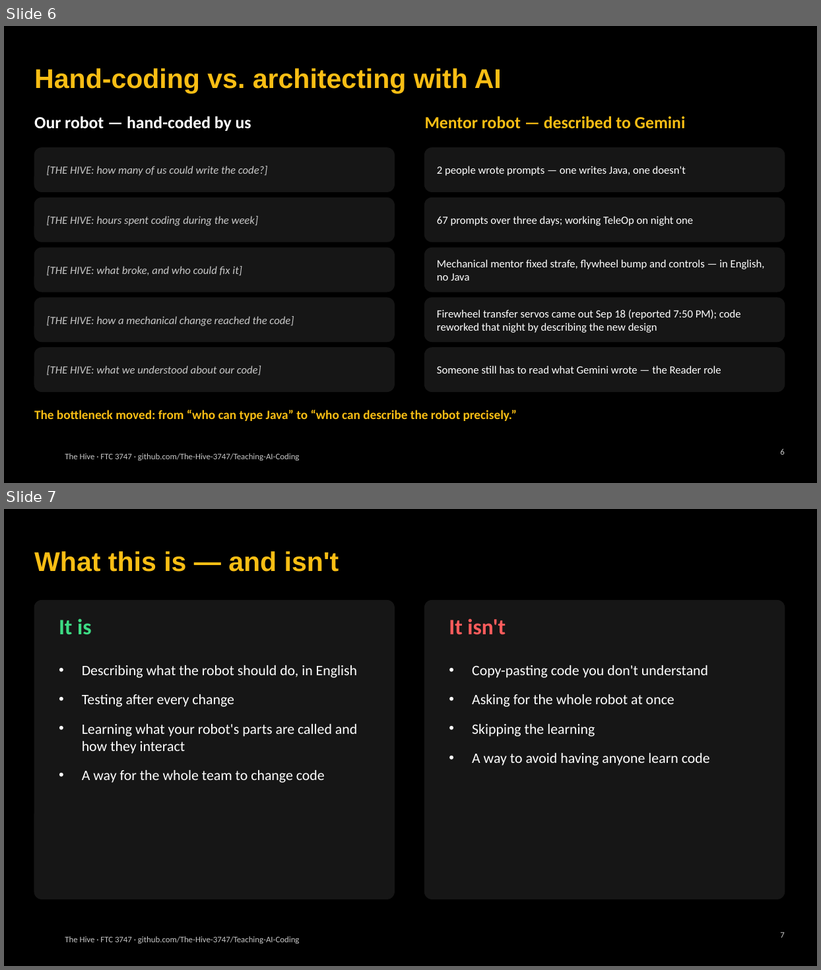
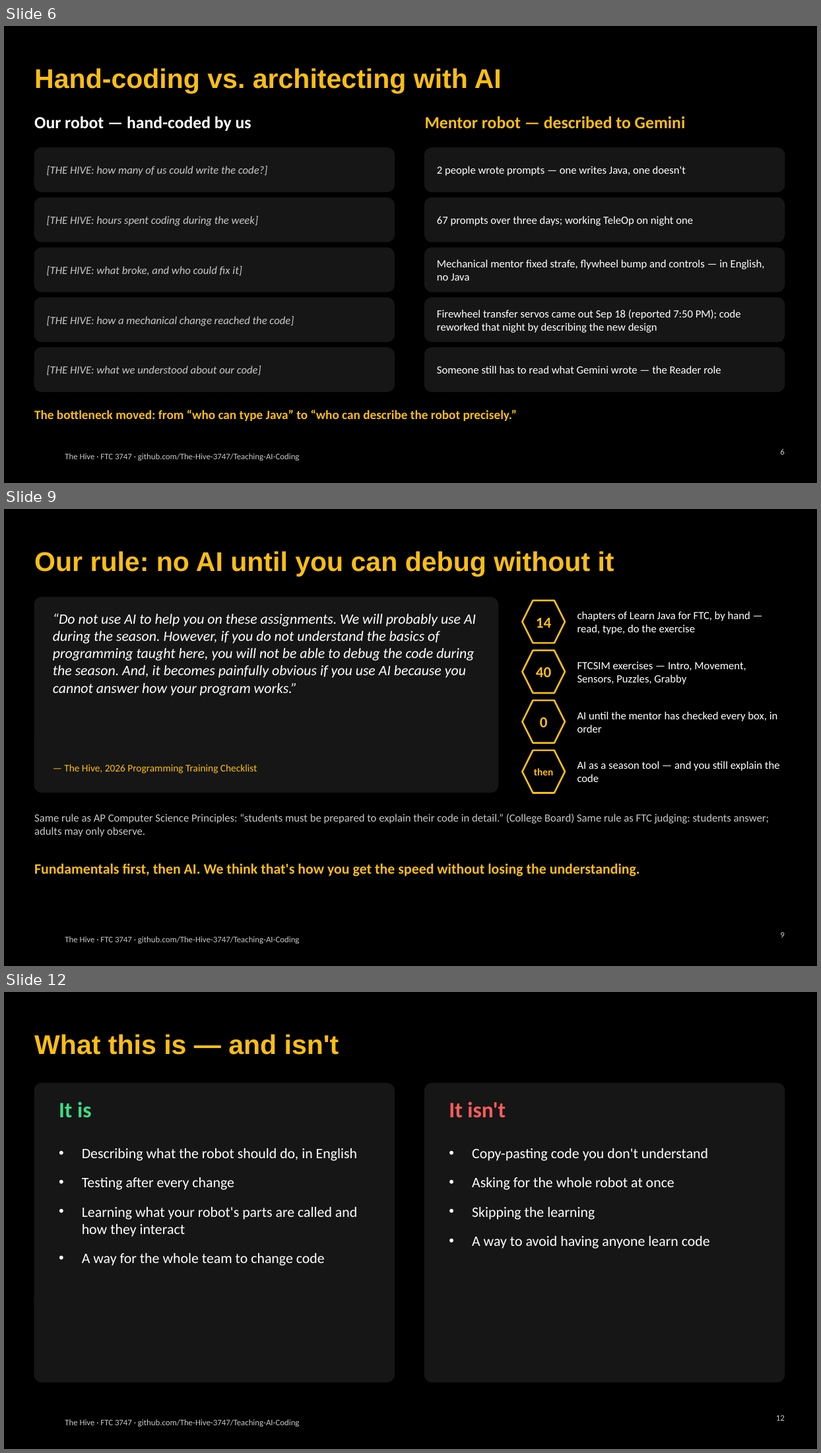
Before and after one commit to The-Hive-3747/Teaching-AI-Coding, a slide deck: slides/kickoff.pptx. Shown one above the other, each under a label of ours: slides 6 and 7 before the commit, slides 6, 9 and 12 after it; the slides between them are not shown. The pictures are 821x970 and 821x1453 pixels, drawn with LibreOffice and Linux fonts; fonts in the diff are those of the drawing; background and template pictures are left out. Boxes give left, top, right and bottom in pixels: in the first picture for what was removed or moved away, otherwise in the second. Text is boxed around its words. In the diff, an @@ line names an element or a change of style, - is before the commit and + after.

```diff
--- a/slides/kickoff.pptx
+++ b/slides/kickoff.pptx
@@ slide 9 added at (4,509,817,966), background #000000; not listed: 1 template element that a slide beside it also shows @@
@@ title added at (34,551,614,577), 32 pt, text #F9BE14, bold @@
+Our rule: no AI until you can debug without it
@@ rounded rectangle added at (34,597,498,793), fill #161616, outline #161616 1 pt @@
@@ hexagon added at (523,601,565,643), fill #000000, outline #F9BE14 2 pt @@
@@ text added at (53,613,476,696), 17 pt, text #FFFFFF, italic @@
+“Do not use AI to help you on these assignments. We will probably use AI during the season. However, if you do not understand the basics of programming taught here, you will not be able to debug the code during the season. And, it becomes painfully obvious if you use AI because you cannot answer how your program works.”
@@ text added at (536,618,551,628), 18 pt, text #F9BE14, bold @@
+14
@@ text added at (578,611,750,634), 13 pt, text #FFFFFF @@
+chapters of Learn Java for FTC, by hand — read, type, do the exercise
@@ hexagon added at (523,650,565,693), fill #000000, outline #F9BE14 2 pt @@
@@ text added at (578,661,746,685), 13 pt, text #FFFFFF @@
+FTCSIM exercises — Intro, Movement, Sensors, Puzzles, Grabby
@@ text added at (536,667,551,677), 18 pt, text #F9BE14, bold @@
+40
@@ hexagon added at (523,700,565,743), fill #000000, outline #F9BE14 2 pt @@
@@ text added at (540,718,548,727), 18 pt, text #F9BE14, bold @@
+0
@@ text added at (578,712,778,733), 13 pt, text #FFFFFF @@
+AI until the mentor has checked every box, in order
@@ text added at (64,764,257,774), 12 pt, text #F9BE14 @@
+— The Hive, 2026 Programming Training Checklist
@@ hexagon added at (523,751,565,793), fill #000000, outline #F9BE14 2 pt @@
@@ text added at (578,761,780,782), 13 pt, text #FFFFFF @@
+AI as a season tool — and you still explain the code
@@ text added at (534,768,554,776), 12 pt, text #F9BE14, bold @@
+then
@@ text added at (34,814,769,837), 13 pt, text #C8C8C8 @@
+Same rule as AP Computer Science Principles: “students must be prepared to explain their code in detail.” (College Board) Same rule as FTC judging: students answer; adults may only observe.
@@ text added at (34,863,640,877), 17 pt, text #F9BE14, bold @@
+Fundamentals first, then AI. We think that's how you get the speed without losing the understanding.
@@ page number added at (780,932,784,938), 10 pt, text #C8C8C8 @@
+9
@@ what was slide 7 is now slide 12 @@
@@ page number at (776,1415,785,1421): text changed @@
-7
+12
```
Also in this commit, not shown: 4 other slides added, 3 other files.
